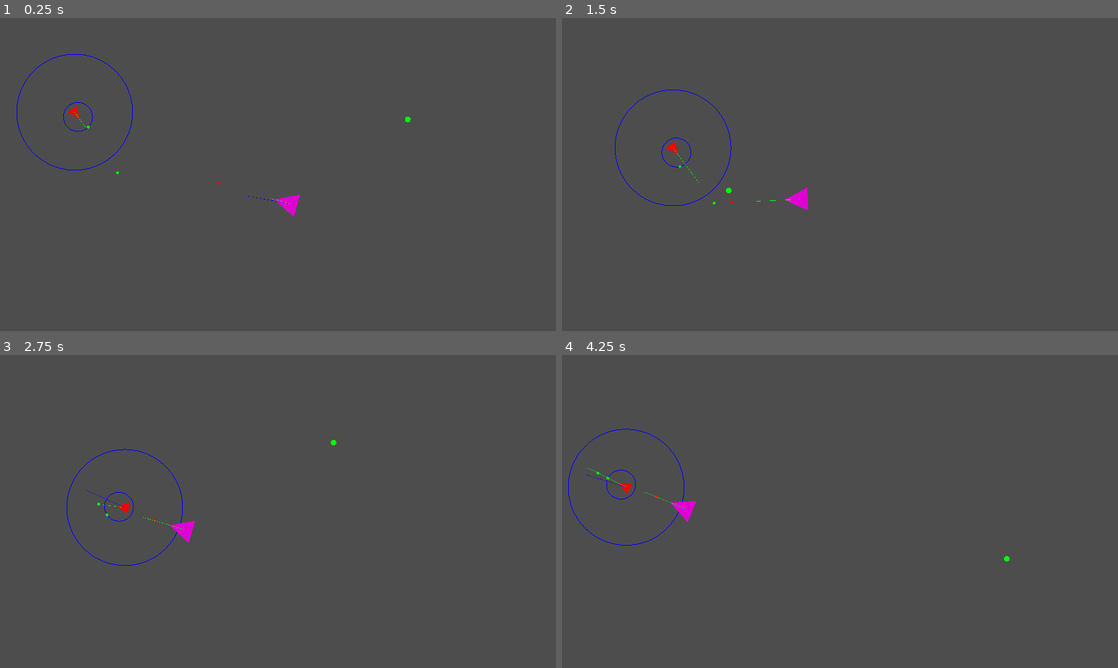
Above: before the commit, frames 1-4 (two rows, left to right).
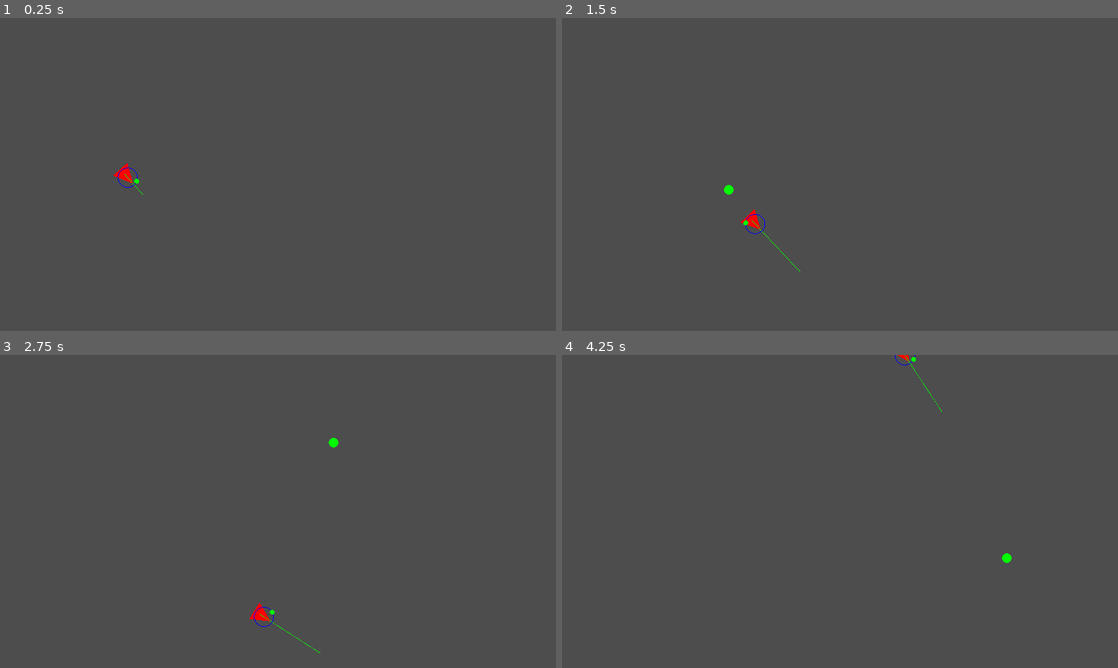
Above: after the commit, the same moments.

Repository: SomeLazyGuy/steering-behaviors-godot-4
Game: Godot game, scene res://main.tscn
Two runs of this game, one before a commit and one after it. Both use one fixed random seed, a clock stepped at 60 frames per second and the inputs below.
Inputs (mouse positions are in pixels of both pictures, inside the frame that each line leads up to):
- Up to frame 1 (0.25 s): no input
- Up to frame 2 (1.5 s): move the mouse to (962, 158) at 0.52 s; click (962, 158) at 0.67 s; move the mouse to (728, 190) at 1.27 s; click (728, 190) at 1.42 s
- Up to frame 3 (2.75 s): move the mouse to (333, 442) at 2.02 s; click (333, 442) at 2.17 s
- Up to frame 4 (4.25 s): move the mouse to (812, 574) at 2.77 s; click (812, 574) at 2.92 s; move the mouse to (1006, 558) at 3.52 s; click (1006, 558) at 3.67 s

The runs differ from the first frame. In frame 1, 0.5% of the frame differs, in the area x 3-74%, y 11-64%; in frame 2, 0.5%; in frame 3, 0.6%, in the area x 12-61%, y 26-96%; in frame 4, 0.5%.

Commit message:
add obstacle avoidance

Diff:
--- a/main.tscn
+++ b/main.tscn
@@ -24,38 +24,10 @@
 script = ExtResource("3_lc757")
 target_node = NodePath("../../Target")
 /type = 5
-/wander/wander_radius = 50.0
-/wander/wander_distance = 20.0
+/wander/wander_radius = 20.0
+/wander/wander_distance = 10.0
 /wander/wander_jitter = 50.0
 /wander/show_visuals = 1.0
-
-[node name="SteeringBehavior2" type="Node2D" parent="Vehicle" node_paths=PackedStringArray("target_node")]
-script = ExtResource("3_lc757")
-target_node = NodePath("../../Vehicle2")
-/type = 4
-/evade/panic_radius = 200.0
-/evade/show_panic_radius = true
-/evade/show_predicted_position = true
-
-[node name="Vehicle2" type="Node2D" parent="."]
-position = Vector2(1009, 644)
-script = ExtResource("1_kqnlq")
-width = 40.0
-height = 80.0
-color = Color(0.87451, 0, 0.831373, 1)
-show_velocity = true
-show_desired_velocity = true
-mass = 1.0
-max_speed = 150.0
-max_force = 5.0
-max_turn_rate = 5.0
-_get_automatically = true
-
-[node name="SteeringBehavior" type="Node2D" parent="Vehicle2" node_paths=PackedStringArray("target_node")]
-script = ExtResource("3_lc757")
-target_node = NodePath("../../Vehicle")
-/type = 3
-/pursuit/show_predicted_position = true
 
 [node name="Target" type="Node2D" parent="."]
 position = Vector2(1408, 350)
--- /dev/null
+++ b/obstacle/obstacle.gd
@@ -0,0 +1,19 @@
+extends Node2D
+class_name Obstacle
+
+@export var radius: float;
+
+@onready var _area2d: Area2D = Area2D.new();
+@onready var _collision_shape2d: CollisionShape2D = CollisionShape2D.new();
+
+func _ready() -> void:
+	var _circle_shape2d: CircleShape2D = CircleShape2D.new();
+	_circle_shape2d.radius = radius;
+	_collision_shape2d.shape = _circle_shape2d;
+
+	add_child(_area2d);
+	_area2d.add_child(_collision_shape2d);
+
+
+func _draw() -> void:
+	draw_circle(Vector2.ZERO, radius, Color.BLACK);
--- /dev/null
+++ b/obstacles.tscn
@@ -0,0 +1,57 @@
+[gd_scene load_steps=5 format=3 uid="uid://nbjj88i2xrwp"]
+
+[ext_resource type="Script" path="res://vehicle/vehicle.gd" id="1_5e447"]
+[ext_resource type="Script" path="res://steering_behaviors/steering_behavior.gd" id="2_34fjw"]
+[ext_resource type="Script" path="res://target/target.gd" id="3_lcdf7"]
+[ext_resource type="Script" path="res://obstacle/obstacle.gd" id="4_p485h"]
+
+[node name="Node2D" type="Node2D"]
+
+[node name="Vehicle" type="Node2D" parent="."]
+position = Vector2(283, 232)
+script = ExtResource("1_5e447")
+width = 20.0
+height = 40.0
+color = Color(1, 0, 0, 1)
+show_velocity = true
+show_desired_velocity = true
+mass = 1.0
+max_speed = 150.0
+max_force = 5.0
+max_turn_rate = 5.0
+_get_automatically = true
+
+[node name="SteeringBehavior" type="Node2D" parent="Vehicle" node_paths=PackedStringArray("target_node")]
+script = ExtResource("2_34fjw")
+target_node = NodePath("../../Target")
+/type = 2
+/arrive/deceleration = 0
+/arrive/deceleration_tweeker = 0.3
+
+[node name="SteeringBehavior2" type="Node2D" parent="Vehicle" node_paths=PackedStringArray("target_node")]
+script = ExtResource("2_34fjw")
+target_node = NodePath("../../Target")
+/type = 6
+/obstacles/show_visuals = 1.0
+/obstacles/min_detection_box_length = 100.0
+
+[node name="Target" type="Node2D" parent="."]
+position = Vector2(1211, 98)
+script = ExtResource("3_lcdf7")
+radius = 10.0
+color = Color(0, 1, 0, 1)
+
+[node name="Obstacle2" type="Node2D" parent="."]
+position = Vector2(479, 300)
+script = ExtResource("4_p485h")
+radius = 20.0
+
+[node name="Obstacle3" type="Node2D" parent="."]
+position = Vector2(540, 241)
+script = ExtResource("4_p485h")
+radius = 20.0
+
+[node name="Obstacle" type="Node2D" parent="."]
+position = Vector2(351, 235)
+script = ExtResource("4_p485h")
+radius = 40.0
--- a/project.godot
+++ b/project.godot
@@ -12,13 +12,11 @@
 
 config/name="steering-behaviors"
 run/main_scene="res://main.tscn"
-config/features=PackedStringArray("4.2", "GL Compatibility")
+config/features=PackedStringArray("4.3", "GL Compatibility")
 config/icon="res://icon.svg"
 
 [display]
 
-window/size/viewport_width=1920
-window/size/viewport_height=1080
 window/stretch/mode="canvas_items"
 window/stretch/aspect="expand"
 
--- a/steering_behaviors/steering_behavior.gd
+++ b/steering_behaviors/steering_behavior.gd
@@ -9,6 +9,7 @@
 	PURSUIT,
 	EVADE,
 	WANDER,
+	OBSTACLE_AVOIDANCE,
 }
 
 enum Deceleration {
@@ -34,12 +35,21 @@
 var _predicted_position: Vector2;
 var _show_predicted_position: bool;
 
+var _show_visuals: float;
+
 # wander
 var _wander_target: Vector2;
 var _wander_radius: float;
 var _wander_distance: float;
 var _wander_jitter: float;
-var _show_visuals: float;
+
+# obstacle avoidance
+var _min_detection_box_length: float;
+var _detection_box_length: float;
+var _area2d: Area2D;
+var _collision_shape2d: CollisionShape2D;
+var _rectangle_shape2d: RectangleShape2D;
+var _obstacles: Array[Obstacle];
 
 @onready var _vehicle: Vehicle = get_parent();
 
@@ -74,6 +84,15 @@
 	if property == "/wander/show_visuals":
 		return _show_visuals;
 
+	if property == "/wander/show_visuals":
+		return _show_visuals;
+
+	if property == "/obstacles/show_visuals":
+		return _show_visuals;
+
+	if property == "/obstacles/min_detection_box_length":
+		return _min_detection_box_length;
+
 
 func _set(property: StringName, value: Variant) -> bool:
 	if property == "/type":
@@ -110,6 +129,12 @@
 
 	if property == "/wander/show_visuals":
 		_show_visuals = value;
+
+	if property == "/obstacles/show_visuals":
+		_show_visuals = value;
+
+	if property == "/obstacles/min_detection_box_length":
+		_min_detection_box_length = value;
 
 	return true
 
@@ -194,7 +219,33 @@
 			"type": TYPE_BOOL,
 		})
 
+	if _type == SteeringBehaviorType.OBSTACLE_AVOIDANCE:
+		property_list.append({
+			"name": "/obstacles/show_visuals",
+			"type": TYPE_BOOL,
+		})
+
+		property_list.append({
+			"name": "/obstacles/min_detection_box_length",
+			"type": TYPE_FLOAT,
+			"hint": PROPERTY_HINT_RANGE,
+			"hint_string": "0,200,or_greater",
+		})
+
 	return property_list
+
+
+func _ready() -> void:
+	if _type == SteeringBehaviorType.OBSTACLE_AVOIDANCE:
+		_rectangle_shape2d = RectangleShape2D.new();
+		_collision_shape2d = CollisionShape2D.new();
+		_collision_shape2d.shape = _rectangle_shape2d;
+		_area2d = Area2D.new();
+		_area2d.area_entered.connect(_obstacle_entered);
+		_area2d.area_exited.connect(_obstacle_exited);
+
+		add_child(_area2d);
+		_area2d.add_child(_collision_shape2d);
 
 
 func _draw() -> void:
@@ -211,8 +262,13 @@
 		draw_circle(to_local(_predicted_position), 5, _color);
 
 	if _show_visuals:
-		draw_arc(Vector2.UP * _wander_distance, _wander_radius, 0, 2 * PI, 360, Color(0, 0, 1, 1));
-		draw_circle(_wander_target, 5, Color(0, 1, 0, 1));
+		if _type == SteeringBehaviorType.WANDER:
+			draw_arc(Vector2.UP * _wander_distance, _wander_radius, 0, 2 * PI, 360, Color(0, 0, 1, 1));
+			draw_circle(_wander_target, 5, Color(0, 1, 0, 1));
+
+		if _type == SteeringBehaviorType.OBSTACLE_AVOIDANCE:
+			var _r = Rect2(Vector2(-_vehicle.width, _vehicle.height / 2 - _vehicle.height / 6), Vector2(_vehicle.width * 2, -_detection_box_length));
+			draw_rect(_r, Color.FUCHSIA, false, 1, false);
 
 
 func _process(_delta: float) -> void:
@@ -240,6 +296,9 @@
 		SteeringBehaviorType.WANDER:
 			return _wander();
 
+		SteeringBehaviorType.OBSTACLE_AVOIDANCE:
+			return _obstacle_avoidance();
+
 		_:
 			return Vector2.ZERO;
 
@@ -311,3 +370,56 @@
 	_wander_target += Vector2.UP * _wander_distance;
 
 	return to_global(_wander_target) - _vehicle.position;
+
+
+func _obstacle_avoidance() -> Vector2:
+	_detection_box_length = _min_detection_box_length + (_vehicle.velocity.length() / _vehicle.max_speed) * _min_detection_box_length;
+	_rectangle_shape2d.size = Vector2(_vehicle.width * 2, _detection_box_length);
+	_area2d.position = Vector2(0, -_detection_box_length / 2 + _vehicle.height / 2 - _vehicle.height / 6);
+
+	var _dist_to_closest_ip = INF;
+	var _closest_obstacle: Obstacle = null;
+	var _local_position_obstacle: Vector2;
+
+	for o in _obstacles:
+		#var _local_position = _vehicle.to_local(o.global_position);
+		var _local_position = o.global_position - _vehicle.global_position;
+
+		if _local_position.x >= 0:
+			var _expanded_radius = o.radius + _vehicle.width;
+
+			if abs(_local_position.y) < _expanded_radius:
+				var _cx = _local_position.x;
+				var _cy = _local_position.y;
+				var _sqrt = sqrt(_expanded_radius * _expanded_radius - _cy * _cy);
+
+				var _ip = _cx - _sqrt;
+				if _ip <= 0:
+					_ip = _cx + _sqrt;
+
+				if _ip < _dist_to_closest_ip:
+					_dist_to_closest_ip = _ip;
+					_closest_obstacle = o;
+					_local_position_obstacle = _local_position;
+
+	if _closest_obstacle:
+		var _steering_force = Vector2.ZERO;
+		var multiplier = 1.0 + (_detection_box_length - _local_position_obstacle.x) / _detection_box_length;
+		_steering_force.y = (_closest_obstacle.radius - _local_position_obstacle.y) * multiplier;
+
+		var _breaking_weight = .2;
+		_steering_force.x = (_closest_obstacle.radius - _local_position_obstacle.x) * _breaking_weight;
+
+		return _vehicle.to_global(_steering_force);
+
+	return Vector2.ZERO;
+
+
+func _obstacle_entered(area: Area2D):
+	if area.get_parent() is Obstacle:
+		_obstacles.append(area.get_parent());
+
+
+func _obstacle_exited(area: Area2D):
+	if area.get_parent() is Obstacle:
+		_obstacles.remove_at(_obstacles.find(area.get_parent()));
